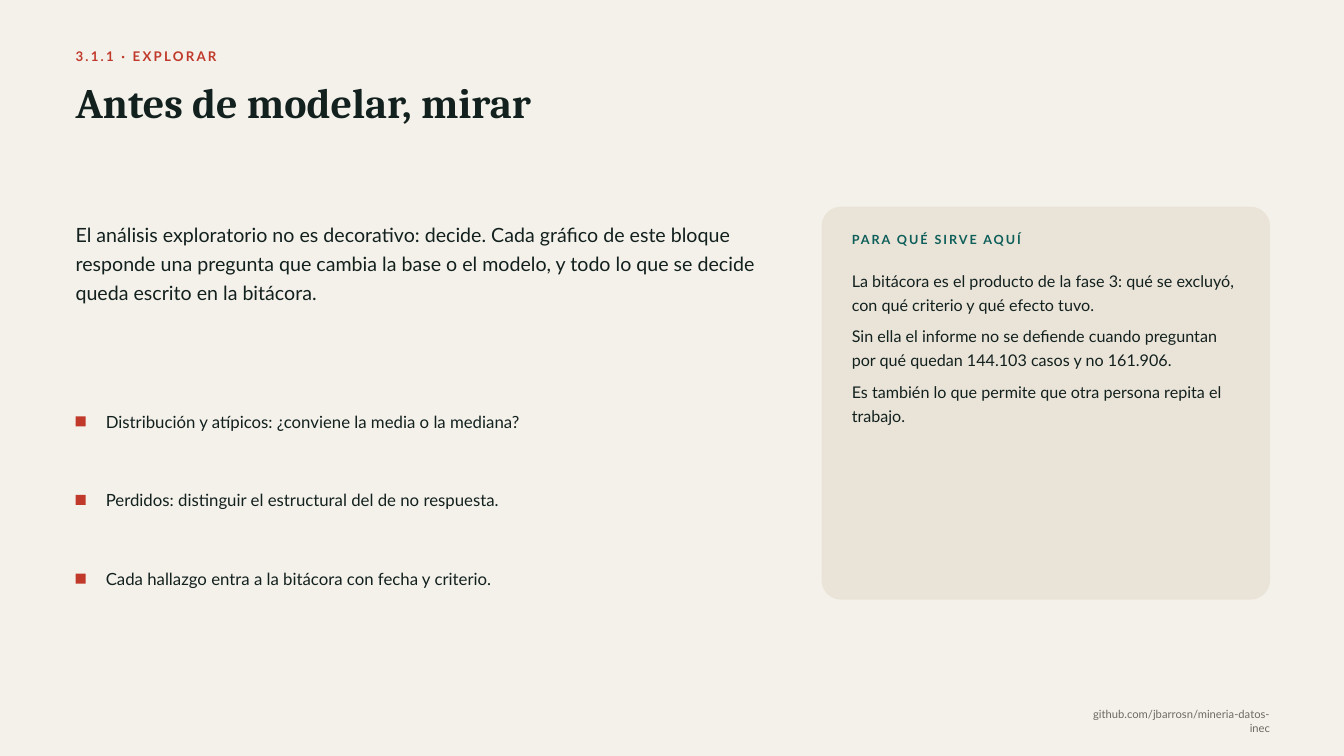
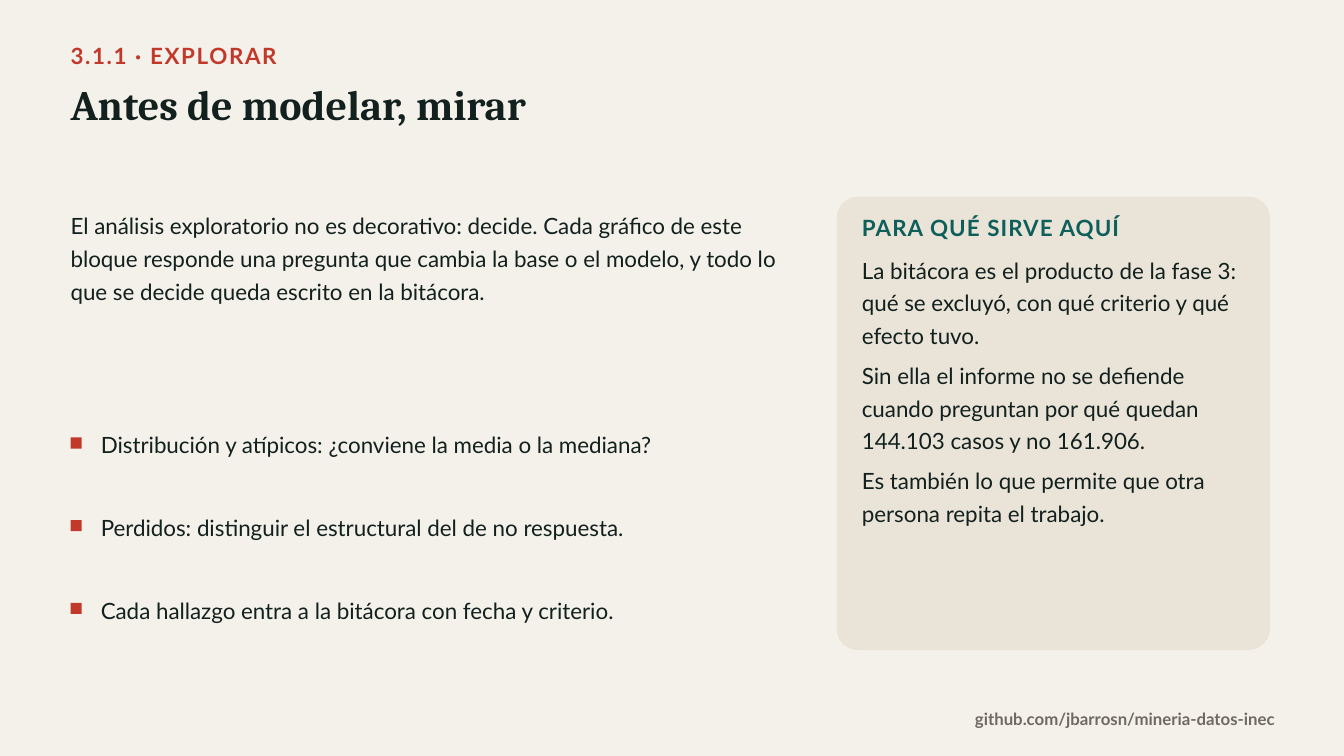
Before and after one commit to jbarrosn/mineria-datos-inec, a slide deck: slide 10 of docs/diapositivas/01_procedimientos.pptx. Drawn at 1344x756 pixels with LibreOffice and Linux fonts; fonts in the diff are those of the drawing. Boxes give left, top, right and bottom in pixels: in the first picture for what was removed or moved away, otherwise in the second. Text is boxed around its words. In the diff, an @@ line names an element or a change of style, - is before the commit and + after.

```diff
--- a/docs/diapositivas/01_procedimientos.pptx
+++ b/docs/diapositivas/01_procedimientos.pptx
@@ text "3.1.1 · EXPLORAR" at [71,47,276,64]: size 9.5 to 16 pt, letter spacing 1.6 to 1.2 pt @@
@@ text "Antes de modelar, mirar" at [71,91,526,126]: line spacing 0.98 to 0.95 @@
@@ text "El análisis exploratorio no es ...": place and size @@
-text "El análisis exploratorio no es ..." at [76,227,755,304]
+text "El análisis exploratorio no es ..." at [71,217,776,304]
@@ text "El análisis exploratorio no es ..." at [71,217,776,304]: size 14 to 16 pt; line spacing 1.25 to 1.22 @@
@@ rounded rectangle: place and size @@
-rounded rectangle at [822,207,1270,600]
+rounded rectangle at [837,197,1270,650]
@@ text "PARA QUÉ SIRVE AQUÍ": place and size @@
-text "PARA QUÉ SIRVE AQUÍ" at [852,232,1240,262]
+text "PARA QUÉ SIRVE AQUÍ" at [862,216,1120,239]
@@ text "PARA QUÉ SIRVE AQUÍ" at [862,216,1120,239]: size 9 to 16 pt, letter spacing 1.4 to 0.8 pt @@
@@ text "La bitácora es el producto ...": place and size @@
-text "La bitácora es el producto ..." at [852,275,1234,425]
+text "La bitácora es el producto ..." at [862,262,1237,526]
@@ text "La bitácora es el producto ..." at [862,262,1237,526]: size 11.5 to 16 pt; line spacing 1.22 to 1.2 @@
@@ rectangle: place and size @@
-rectangle at [76,416,86,426]
+rectangle at [71,438,82,449]
@@ text "Distribución y atípicos: ¿conviene la ...": place and size @@
-text "Distribución y atípicos: ¿conviene la ..." at [106,415,519,431]
+text "Distribución y atípicos: ¿conviene la ..." at [101,436,651,457]
@@ rectangle: place and size @@
-rectangle at [76,495,86,505]
+rectangle at [71,520,82,531]
@@ text "Perdidos: distinguir el estructural del ...": place and size @@
-text "Perdidos: distinguir el estructural del ..." at [106,493,499,509]
+text "Perdidos: distinguir el estructural del ..." at [101,519,624,540]
@@ size 12 to 16 pt; line spacing 1.15 to 1.12 in 3 elements at [101,436,651,457], [101,519,624,540], [101,602,613,623] @@
@@ text "Cada hallazgo entra a la ...": place and size @@
-text "Cada hallazgo entra a la ..." at [106,572,492,588]
+text "Cada hallazgo entra a la ..." at [101,602,613,623]
@@ rectangle: place and size @@
-rectangle at [76,574,86,584]
+rectangle at [71,603,82,614]
@@ text "github.com/jbarrosn/mineria-datos-inec": place and size @@
-text "github.com/jbarrosn/mineria-datos-inec" at [1093,710,1270,732]
+text "github.com/jbarrosn/mineria-datos-inec" at [975,712,1275,728]
@@ text "github.com/jbarrosn/mineria-datos-inec" at [975,712,1275,728]: size 8 to 12 pt, bold on @@
```
Also in this commit, not shown: 12 other slides changed, 5 other files.
